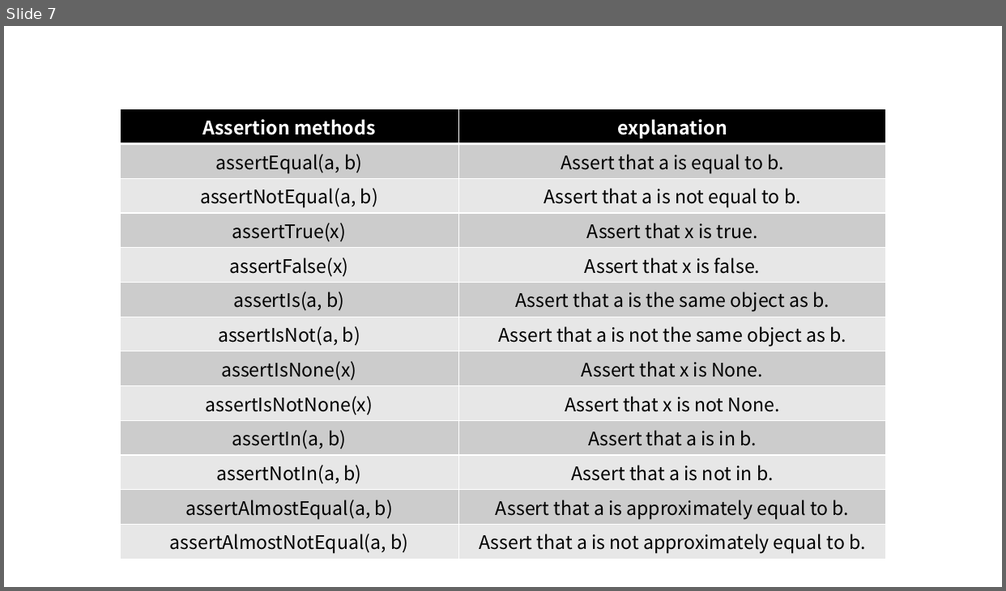
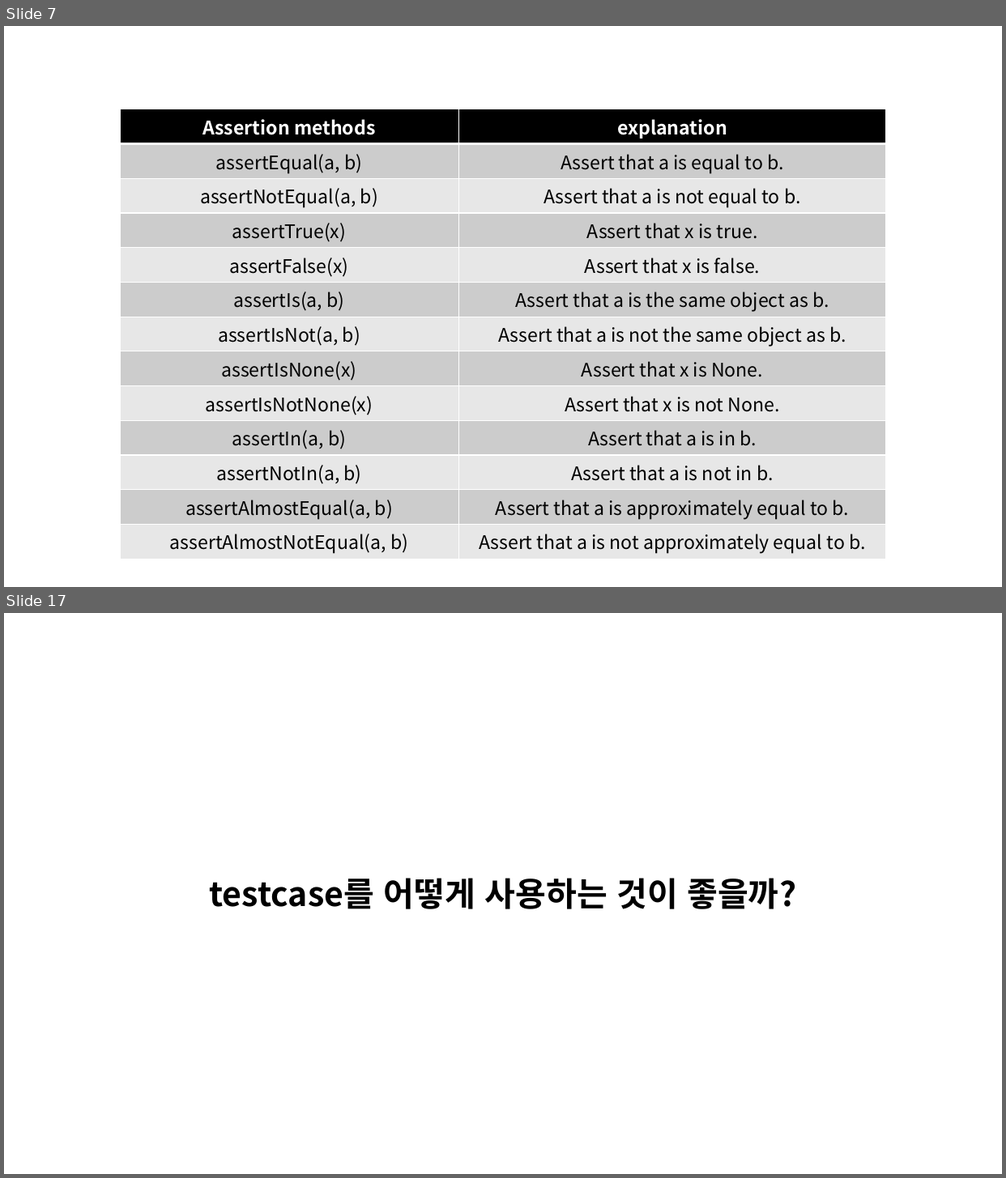
Before and after one commit to oooihmm/TIL, a slide deck: TestCase/프레젠테이션1.pptx. Shown one above the other, each under a label of ours: slide 7 before the commit, slides 7 and 17 after it; the slides between them are not shown. The pictures are 1006x591 and 1006x1178 pixels, drawn with LibreOffice and Linux fonts; fonts in the diff are those of the drawing. Boxes give left, top, right and bottom in pixels: in the first picture for what was removed or moved away, otherwise in the second. Text is boxed around its words. In the diff, an @@ line names an element or a change of style, - is before the commit and + after.

```diff
--- a/TestCase/프레젠테이션1.pptx
+++ b/TestCase/프레젠테이션1.pptx
@@ slide 17 added at [4, 613, 1002, 1174], background #FFFFFF @@
@@ text added at [209, 878, 796, 909], 32 pt, text #000000, bold @@
+testcase를 어떻게 사용하는 것이 좋을까?
```
Also in this commit, not shown: 1 slide changed, 14 other slides added, 2 slides removed, 12 other files.
